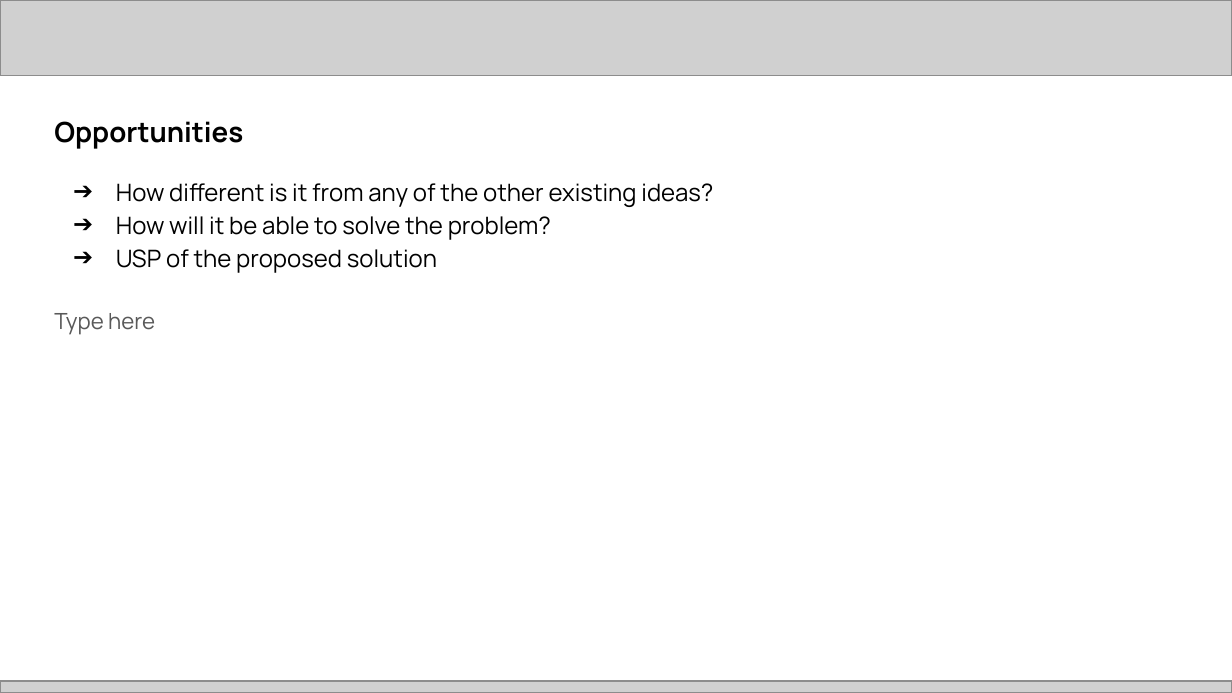
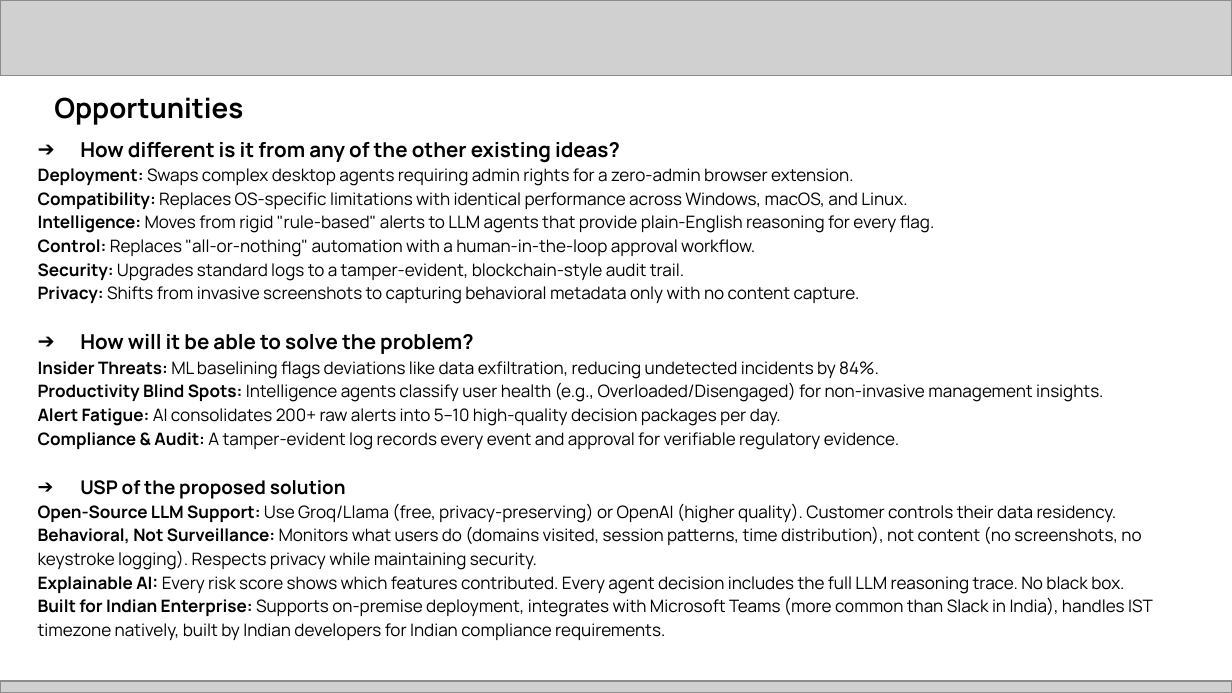
Before and after one commit to ChanchalTaye/Curb-AI, a slide deck: slide 3 of Project Submission Deck _ AMD Slingshot.pptx. Drawn at 1232x693 pixels with LibreOffice and Linux fonts; fonts in the diff are those of the drawing; grey boxes stand for pictures. Boxes give left, top, right and bottom in pixels: in the first picture for what was removed or moved away, otherwise in the second. Text is boxed around its words. In the diff, an @@ line names an element or a change of style, - is before the commit and + after.

```diff
--- a/Project Submission Deck _ AMD Slingshot.pptx
+++ b/Project Submission Deck _ AMD Slingshot.pptx
@@ title "Opportunities": place and size @@
-title "Opportunities" at bbox=[54, 121, 243, 149]
+title "Opportunities" at bbox=[54, 97, 243, 125]
@@ text "How different is it from ...": place and size @@
-text "How different is it from ..." at bbox=[116, 183, 713, 273]
+text "How different is it from ..." at bbox=[38, 142, 1153, 640]
@@ text at bbox=[80, 142, 620, 499]: size 14 to 12 pt in "How different is it from any of ...", "How will it be able to solve ..."; bold on in "How different is it from any of ...", "How will it be able to solve ...", "USP of the proposed solution"; size 14 to 11 pt in "USP of the proposed solution" @@
@@ text at bbox=[38, 168, 935, 304]: paragraphs added @@
+Deployment: Swaps complex desktop agents requiring admin rights for a zero-admin browser extension.
+Compatibility: Replaces OS-specific limitations with identical performance across Windows, macOS, and Linux.
+Intelligence: Moves from rigid "rule-based" alerts to LLM agents that provide plain-English reasoning for every flag.
+Control: Replaces "all-or-nothing" automation with a human-in-the-loop approval workflow.
+Security: Upgrades standard logs to a tamper-evident, blockchain-style audit trail.
+Privacy: Shifts from invasive screenshots to capturing behavioral metadata only with no content capture.
@@ subtitle removed at bbox=[54, 313, 155, 335] @@
-Type here
@@ text at bbox=[38, 361, 1103, 450]: paragraphs added @@
+Insider Threats: ML baselining flags deviations like data exfiltration, reducing undetected incidents by 84%.
+Productivity Blind Spots: Intelligence agents classify user health (e.g., Overloaded/Disengaged) for non-invasive management insights.
+Alert Fatigue: AI consolidates 200+ raw alerts into 5–10 high-quality decision packages per day.
+Compliance & Audit: A tamper-evident log records every event and approval for verifiable regulatory evidence.
@@ text at bbox=[38, 504, 1153, 640]: paragraphs added @@
+Open-Source LLM Support: Use Groq/Llama (free, privacy-preserving) or OpenAI (higher quality). Customer controls their data residency.
+Behavioral, Not Surveillance: Monitors what users do (domains visited, session patterns, time distribution), not content (no screenshots, no keystroke logging). Respects privacy while maintaining security.
+Explainable AI: Every risk score shows which features contributed. Every agent decision includes the full LLM reasoning trace. No black box.
+Built for Indian Enterprise: Supports on-premise deployment, integrates with Microsoft Teams (more common than Slack in India), handles IST timezone natively, built by Indian developers for Indian compliance requirements.
```
Also in this commit, not shown: 10 other slides changed, 3 slides removed, 26 other files.
